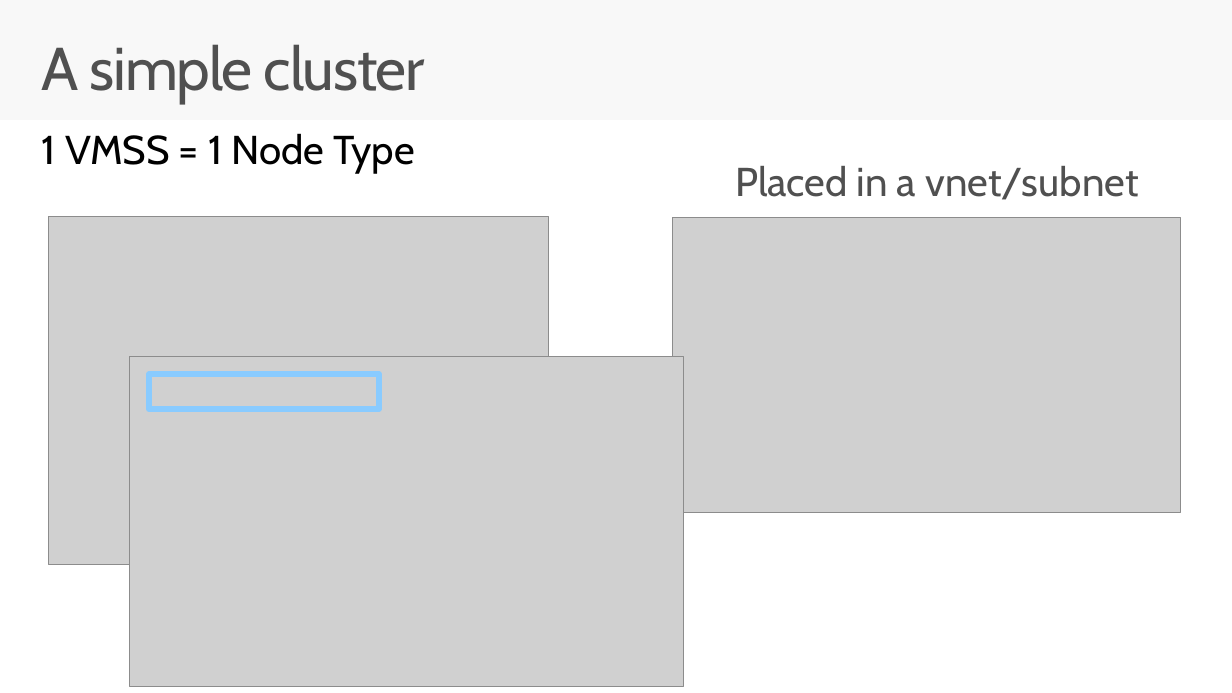
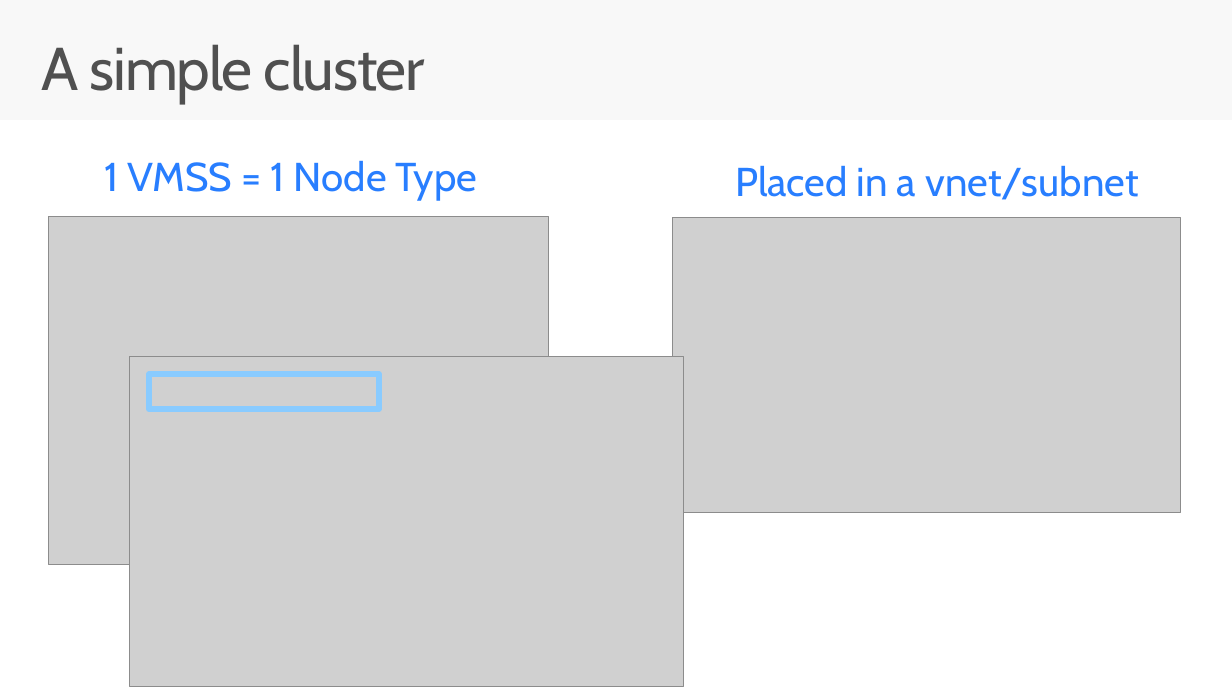
Before and after one commit to brentstineman/PersonalStuff, a slide deck: slide 9 of Presentations/Service Fabric/ServiceFabric - Real World.pptx (slide 7 before the commit). Drawn at 1232x693 pixels with LibreOffice and Linux fonts; fonts in the diff are those of the drawing; grey boxes stand for pictures. Boxes give left, top, right and bottom in pixels: in the first picture for what was removed or moved away, otherwise in the second. Text is boxed around its words. In the diff, an @@ line names an element or a change of style, - is before the commit and + after.

```diff
--- a/Presentations/Service Fabric/ServiceFabric - Real World.pptx
+++ b/Presentations/Service Fabric/ServiceFabric - Real World.pptx
@@ text "1 VMSS = 1 Node ...": place and size @@
-text "1 VMSS = 1 Node ..." at [42, 133, 415, 174]
+text "1 VMSS = 1 Node ..." at [104, 160, 477, 200]
@@ text "1 VMSS = 1 Node ..." at [104, 160, 477, 200]: text colour #000000 to #287EFF; line spacing 0.9 to 1; less space between paragraphs @@
@@ text "Placed in a vnet/subnet" at [735, 165, 1138, 200]: text colour #505050 to #287EFF @@
```
Also in this commit, not shown: 8 other slides changed, 1 slide removed.
